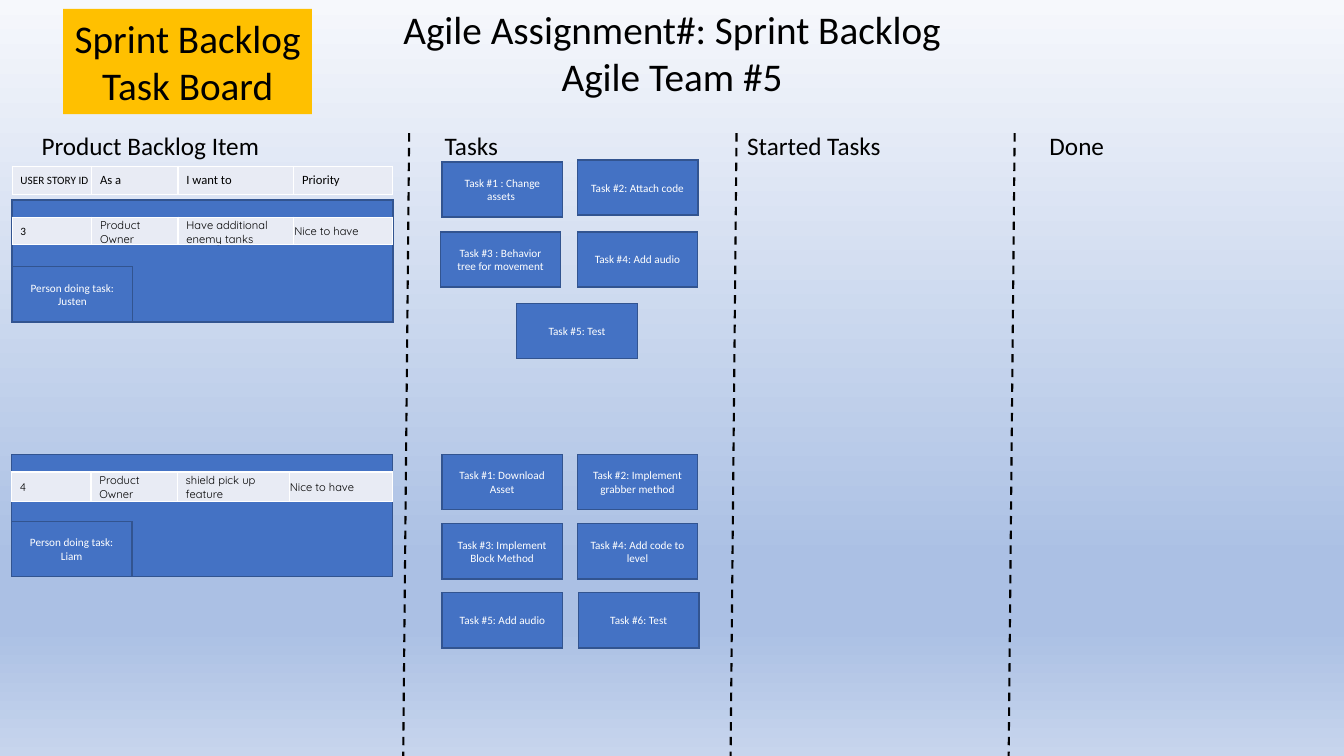
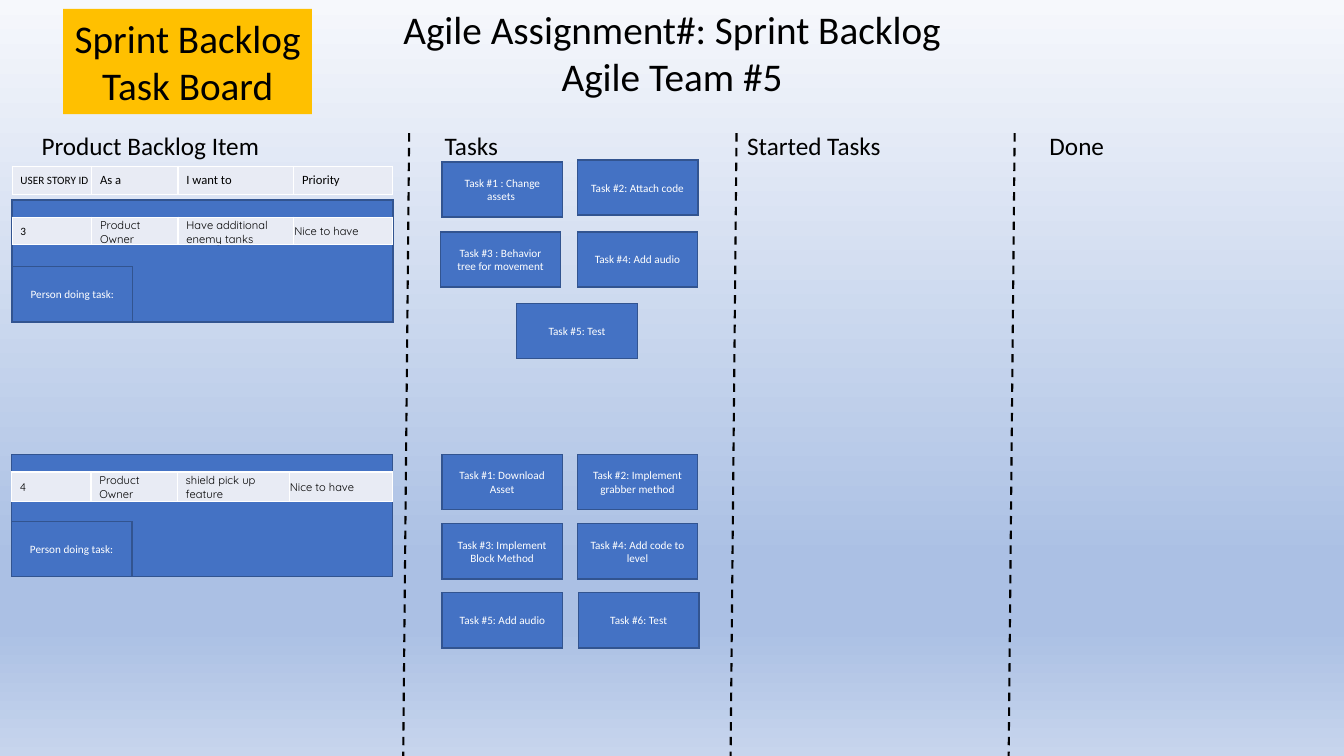
Before and after one commit to CS1CAgile5/Agile-3_Project, a slide deck: slide 2 of sprint_task_board.pptx. Drawn at 1344x756 pixels with LibreOffice and Linux fonts; fonts in the diff are those of the drawing. Boxes give left, top, right and bottom in pixels: in the first picture for what was removed or moved away, otherwise in the second. Text is boxed around its words. In the diff, an @@ line names an element or a change of style, - is before the commit and + after.

Commit message:
Updated Task Board 10/08

```diff
--- a/sprint_task_board.pptx
+++ b/sprint_task_board.pptx
@@ text in rectangle at box(31, 290, 114, 300): text changed @@
-Person doing task: Justen
+Person doing task:
@@ text in rectangle at box(30, 545, 114, 555): text changed @@
-Person doing task: Liam
+Person doing task:
```
